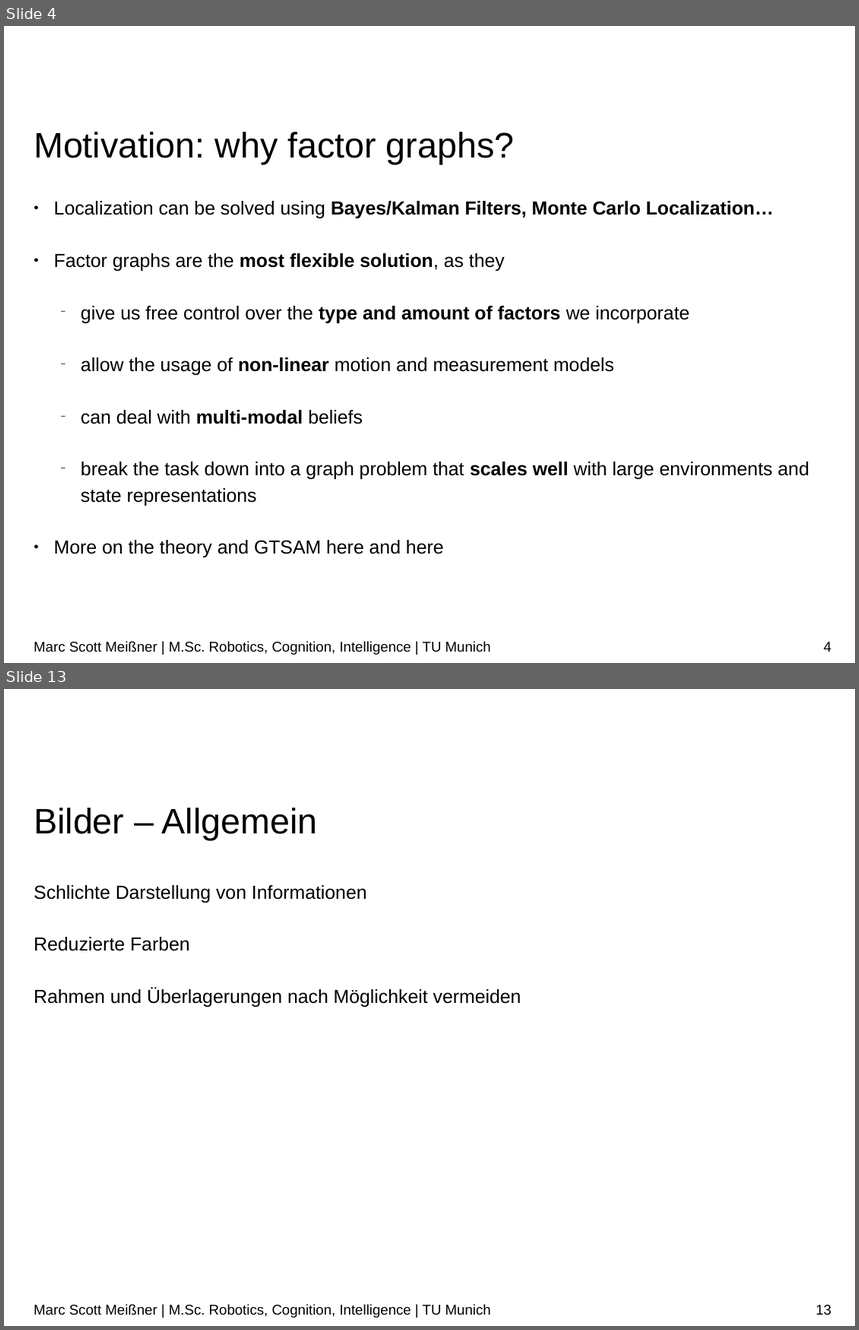
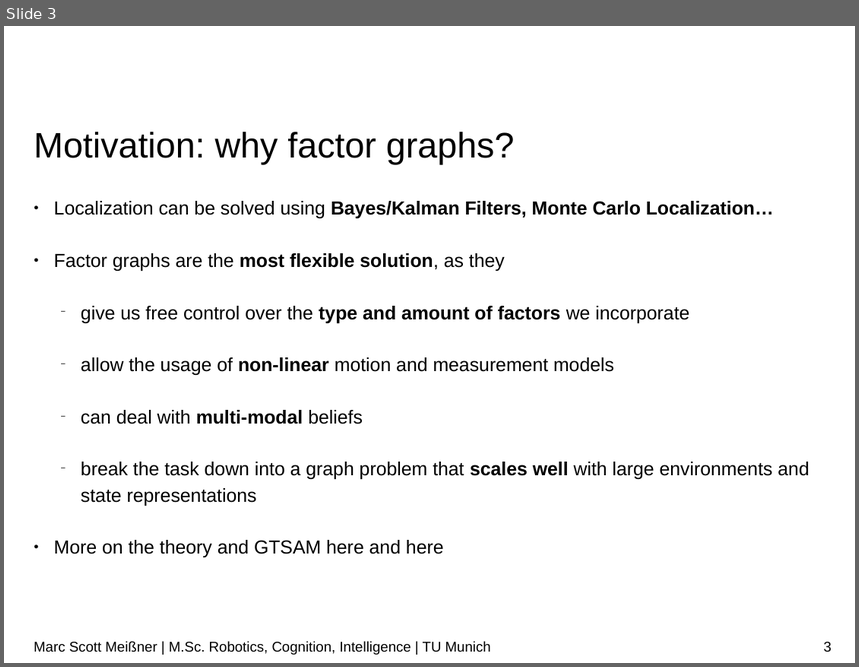
Before and after one commit to linuxcumt/car_project, a slide deck: wiki/Localization_GTSAM.odp. Shown one above the other, each under a label of ours: slides 4 and 13 before the commit, slide 3 after it; the slides between them are not shown. The pictures are 859x1330 and 859x667 pixels, drawn with LibreOffice and Linux fonts; fonts in the diff are those of the drawing; background and template pictures are left out. Boxes give left, top, right and bottom in pixels: in the first picture for what was removed or moved away, otherwise in the second. Text is boxed around its words. In the diff, an @@ line names an element or a change of style, - is before the commit and + after.

```diff
--- a/wiki/Localization_GTSAM.odp
+++ b/wiki/Localization_GTSAM.odp
@@ slide 13 removed at (x1=4, y1=689, x2=855, y2=1326), background #FFFFFF @@
@@ title removed at (x1=34, y1=808, x2=318, y2=840) @@
-Bilder – Allgemein
@@ text removed at (x1=34, y1=885, x2=522, y2=1007) @@
-Schlichte Darstellung von Informationen
-Reduzierte Farben
-Rahmen und Überlagerungen nach Möglichkeit vermeiden
@@ text removed at (x1=34, y1=1304, x2=491, y2=1318) @@
-Marc Scott Meißner | M.Sc. Robotics, Cognition, Intelligence | TU Munich
@@ page number removed at (x1=816, y1=1305, x2=832, y2=1314) @@
-13
@@ what was slide 4 is now slide 3 @@
@@ page number at (x1=824, y1=642, x2=832, y2=651): text changed @@
-4
+3
```
Also in this commit, not shown: 6 slides changed, 1 slide added, 16 other slides removed.
